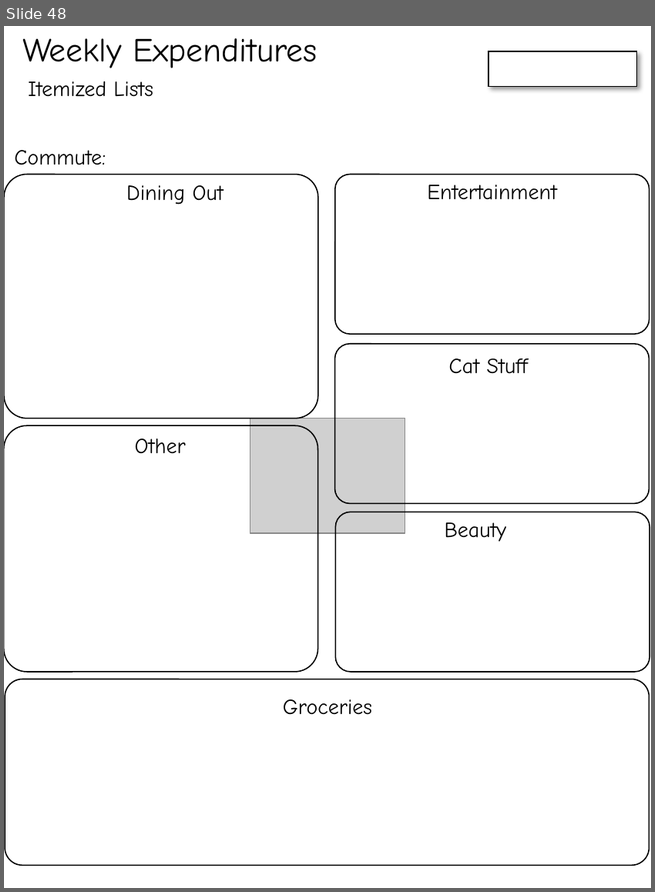
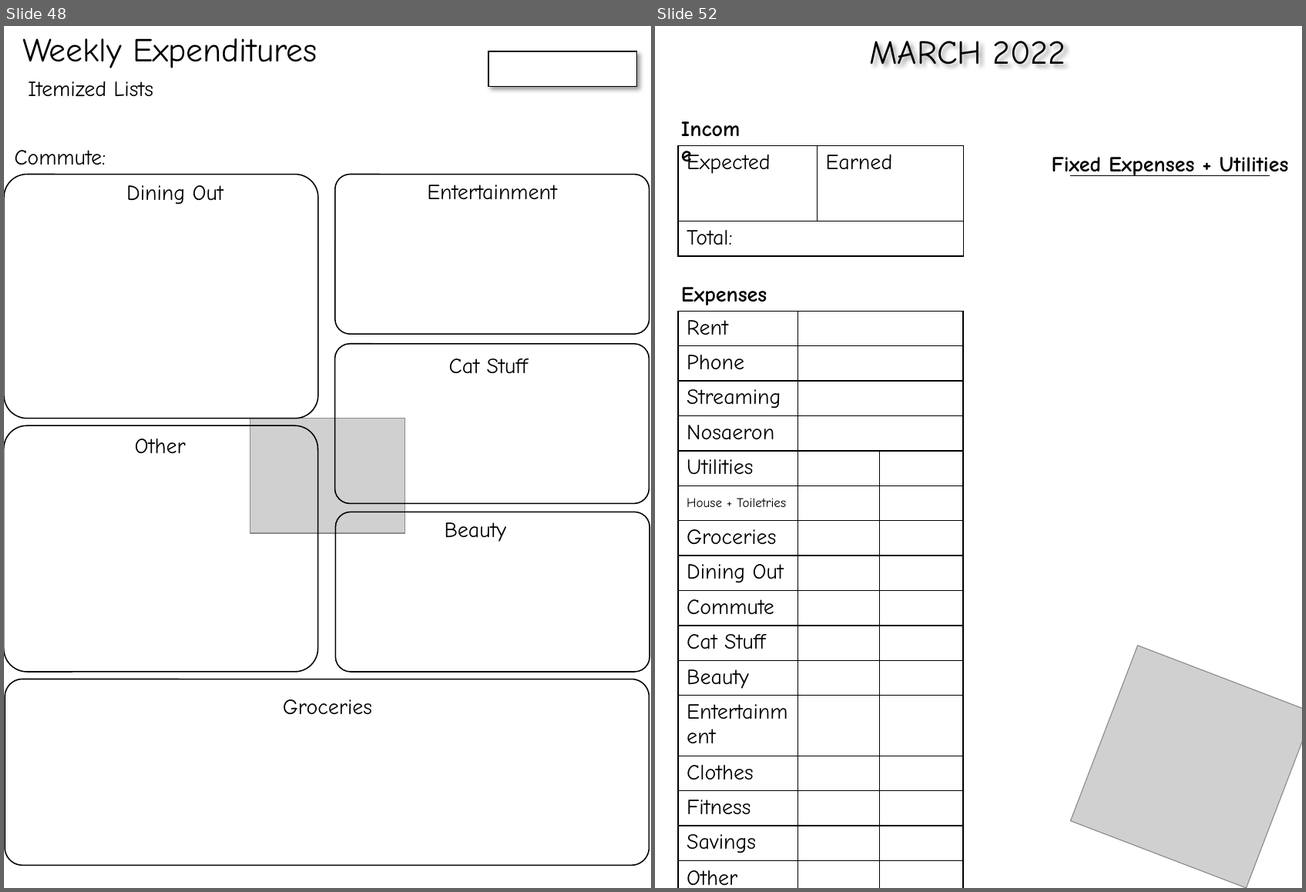
Before and after one commit to cds70409/cds70409.github.io, a slide deck: bujo_printouts.pptx. Shown side by side, each under a label of ours: slide 48 before the commit, slides 48 and 52 after it; the slides between them are not shown. The pictures are 655x892 and 1306x892 pixels, drawn with LibreOffice and Linux fonts; fonts in the diff are those of the drawing; grey boxes stand for pictures. Boxes give left, top, right and bottom in pixels: in the first picture for what was removed or moved away, otherwise in the second. Text is boxed around its words. In the diff, an @@ line names an element or a change of style, - is before the commit and + after.

Commit message:
march spreads

```diff
--- a/bujo_printouts.pptx
+++ b/bujo_printouts.pptx
@@ slide 52 added at (655,26,1302,888), background #FFFFFF @@
@@ text added at (869,41,1066,64), 28 pt, text #000000 @@
+MARCH 2022
@@ text added at (673,111,756,146), 18 pt, text #000000, bold @@
+Income
@@ table added at (678,146,964,256), 2 rows, 2 columns @@
+Expected | Earned
+Total: | 
@@ text added at (1052,157,1289,176), 18 pt, text #000000, bold @@
+Fixed Expenses + Utilities
@@ line added from (1071, 176) to (1269, 176), #000000 0.5 pt @@
@@ text added at (681,287,767,306), 18 pt, text #000000, bold @@
+Expenses
@@ table added at (678,312,963,888), 16 rows, 3 columns @@
+Rent |  | 
+Phone |  | 
+Streaming |  | 
+Nosaeron |  | 
+Utilities |  | 
+House + Toiletries |  | 
+Groceries |  | 
+Dining Out |  | 
+Commute |  | 
+Cat Stuff |  | 
+Beauty |  | 
+Entertainment |  | 
+Clothes |  | 
+Fitness |  | 
+Savings |  | 
+Other |  | 
@@ picture added at (1070,645,1302,888) @@
```
Also in this commit, not shown: 1 slide changed, 8 other slides added.
